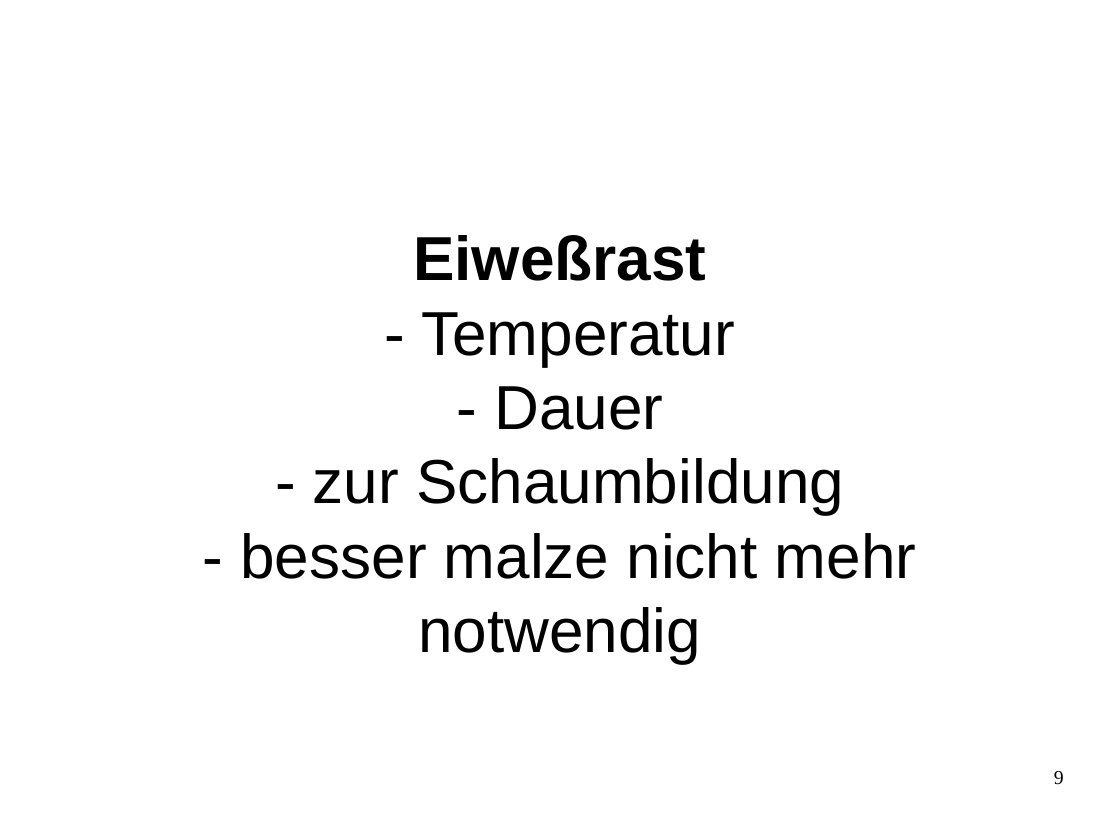
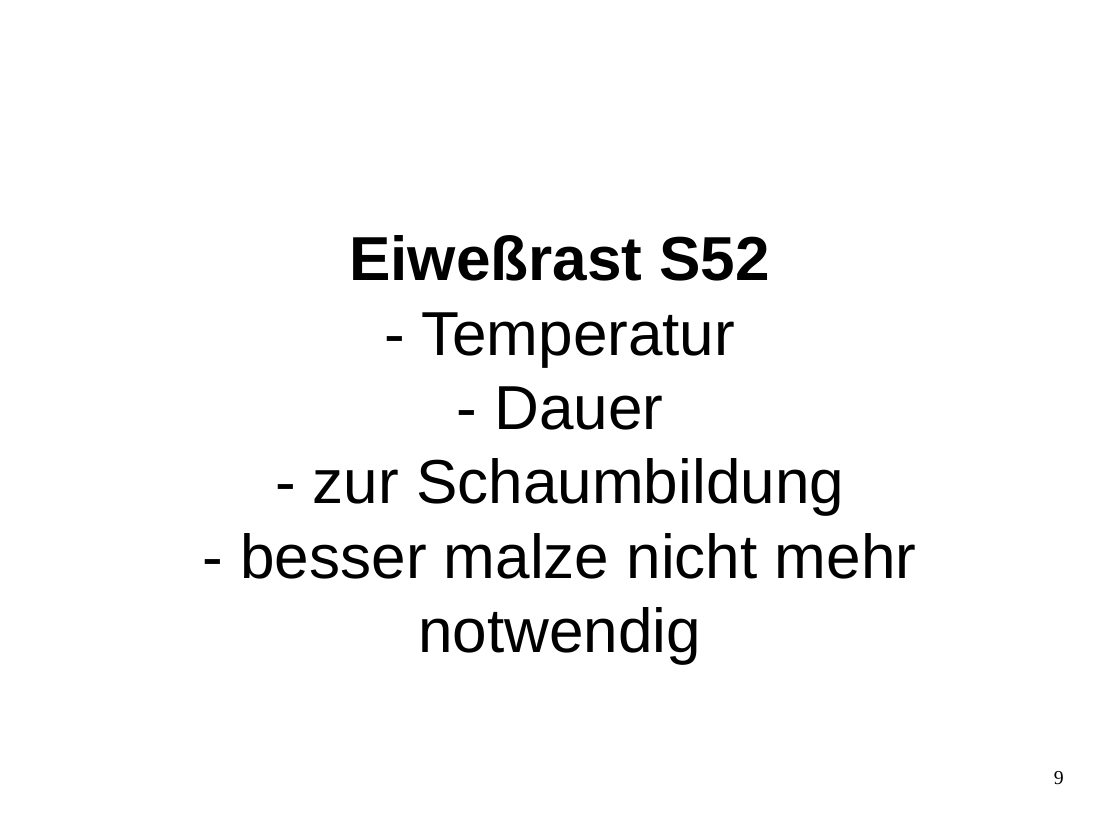
Before and after one commit to sky4walk/documents, a slide deck: slide 9 of Zwieselbrau-Brauseminar-Handkarten.odp. Drawn at 1120x840 pixels with LibreOffice and Linux fonts; fonts in the diff are those of the drawing. Boxes give left, top, right and bottom in pixels: in the first picture for what was removed or moved away, otherwise in the second. Text is boxed around its words. In the diff, an @@ line names an element or a change of style, - is before the commit and + after.

```diff
--- a/Zwieselbrau-Brauseminar-Handkarten.odp
+++ b/Zwieselbrau-Brauseminar-Handkarten.odp
@@ title at [240,235,916,664]: text changed @@
-Eiweßrast
-- Temperatur
-- Dauer
-- zur Schaumbildung
-- besser malze nicht mehr notwendig
+Eiweßrast S52
+- Temperatur
+- Dauer
+- zur Schaumbildung
+- besser malze nicht mehr notwendig
```
Also in this commit, not shown: 10 other slides changed, 2 other files.
